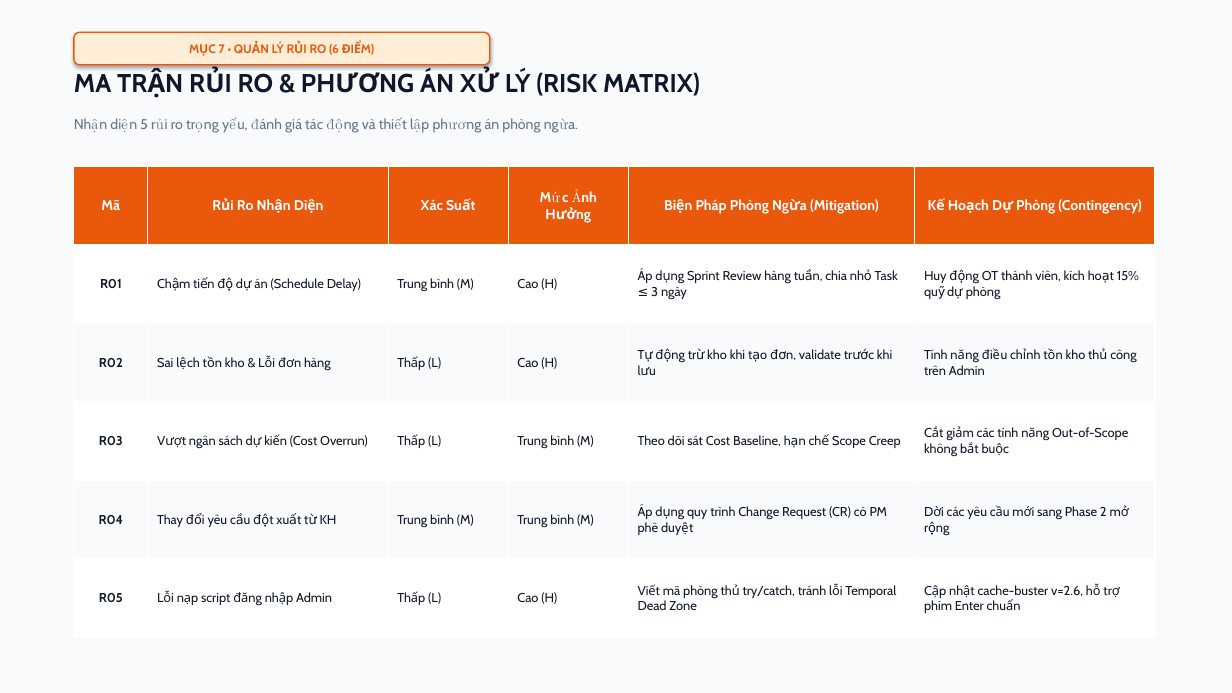
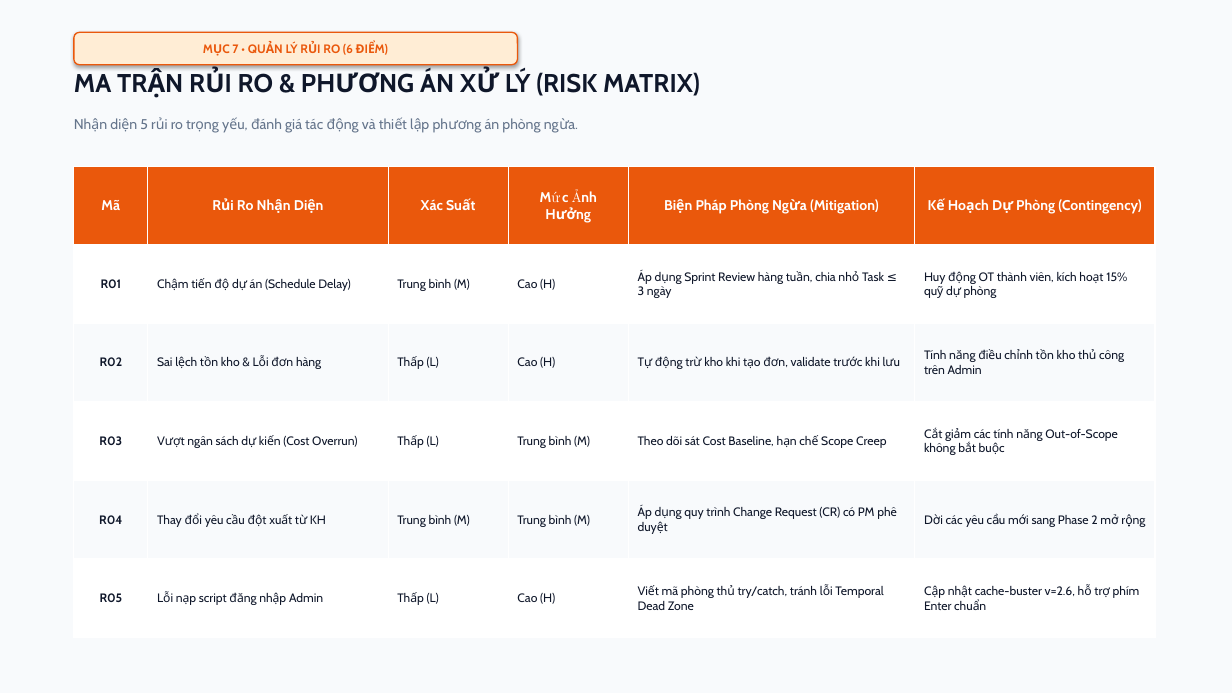
Before and after one commit to Thinhdev1605/KingPet, a slide deck: slide 9 of KingPet_Slide_ThuyetTrinh_SPM.pptx. Drawn at 1232x693 pixels with LibreOffice and Linux fonts; fonts in the diff are those of the drawing. Boxes give left, top, right and bottom in pixels: in the first picture for what was removed or moved away, otherwise in the second. Text is boxed around its words. In the diff, an @@ line names an element or a change of style, - is before the commit and + after.

```diff
--- a/KingPet_Slide_ThuyetTrinh_SPM.pptx
+++ b/KingPet_Slide_ThuyetTrinh_SPM.pptx
@@ rounded rectangle "MỤC 7 • QUẢN LÝ ...": place and size @@
-rounded rectangle "MỤC 7 • QUẢN LÝ ..." at bbox=[74, 32, 490, 65]
+rounded rectangle "MỤC 7 • QUẢN LÝ ..." at bbox=[74, 32, 518, 65]
@@ table at bbox=[74, 166, 1155, 638] @@
@@ size 10 to 9.5 pt in "R01", "Chậm tiến độ dự án (Schedule Delay)", "Trung bình (M)", "Cao (H)" and 26 more places @@
```
Also in this commit, not shown: 13 other slides changed, 3 slides added, 1 slide removed, 5 other files.
